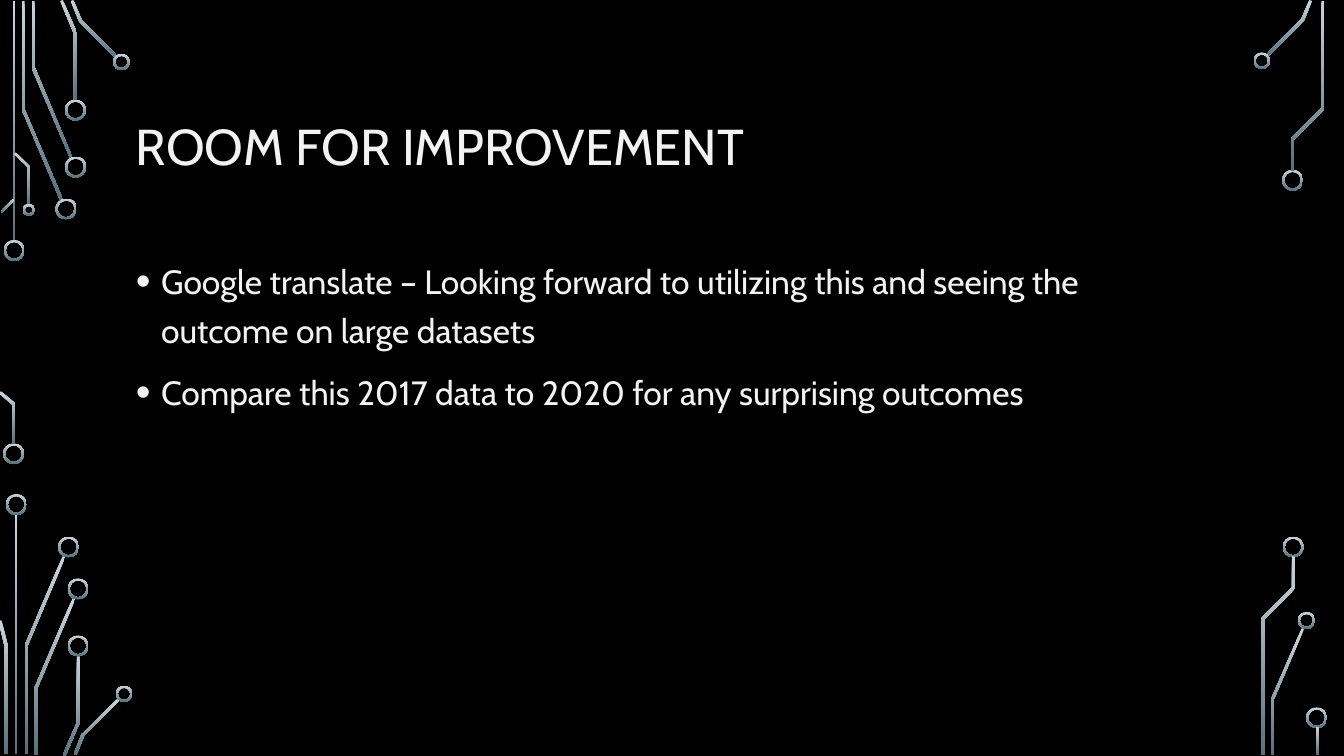
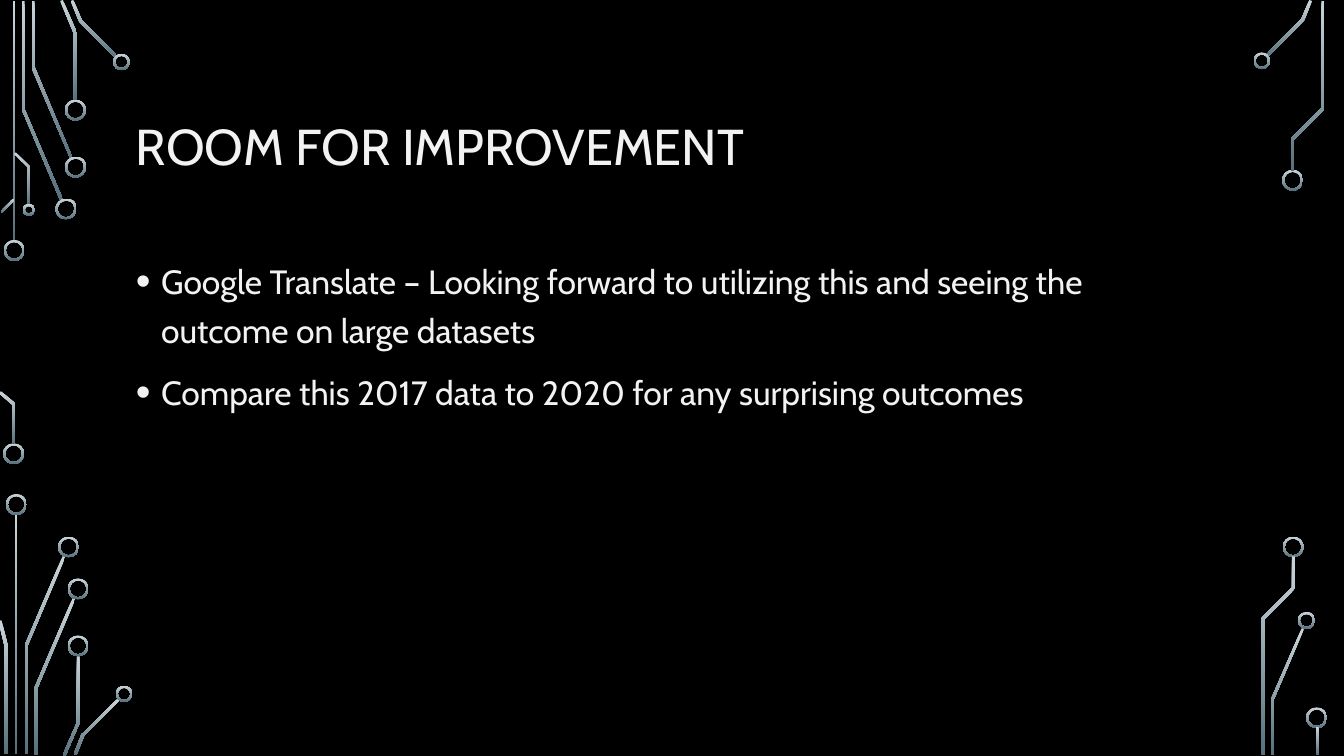
Before and after one commit to EmpressBelless/AppleDataSet, a slide deck: slide 9 of AppleApps2017.pptx. Drawn at 1344x756 pixels with LibreOffice and Linux fonts; fonts in the diff are those of the drawing; background and template pictures are left out. Boxes give left, top, right and bottom in pixels: in the first picture for what was removed or moved away, otherwise in the second. Text is boxed around its words. In the diff, an @@ line names an element or a change of style, - is before the commit and + after.

```diff
--- a/AppleApps2017.pptx
+++ b/AppleApps2017.pptx
@@ text at bbox=[161, 268, 1083, 351]: text changed @@
-• Google translate – Looking forward to utilizing this and seeing the outcome on large datasets
+• Google Translate – Looking forward to utilizing this and seeing the outcome on large datasets
```
Also in this commit, not shown: 1 other slide changed, 1 slide added.
